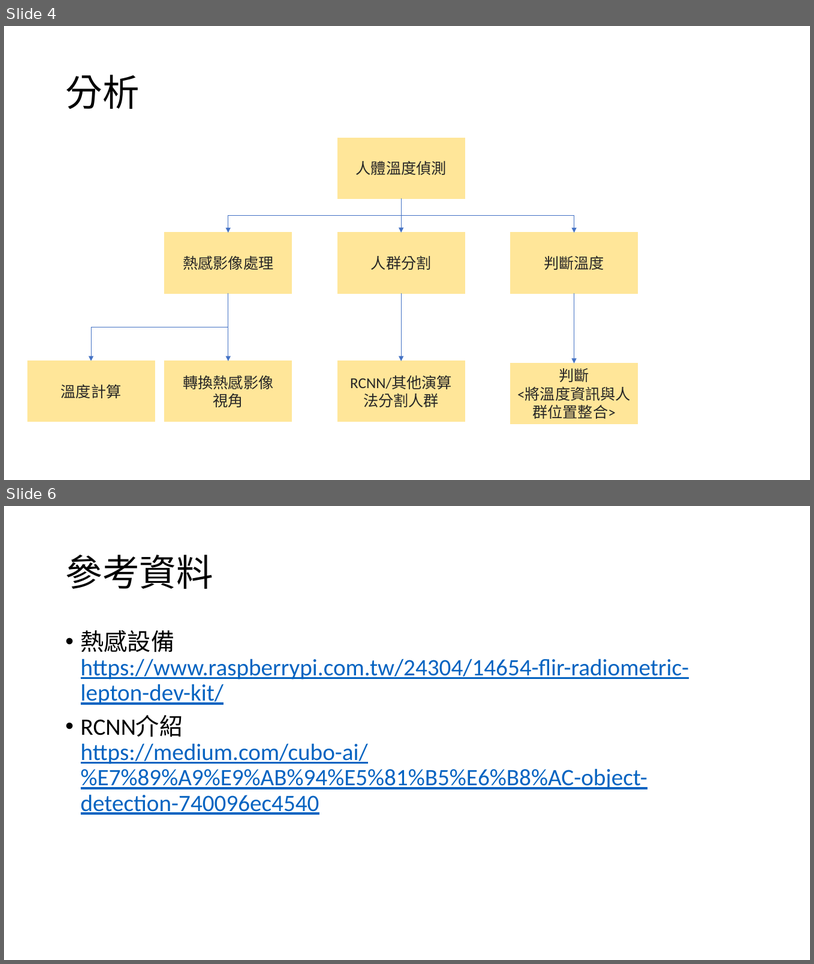
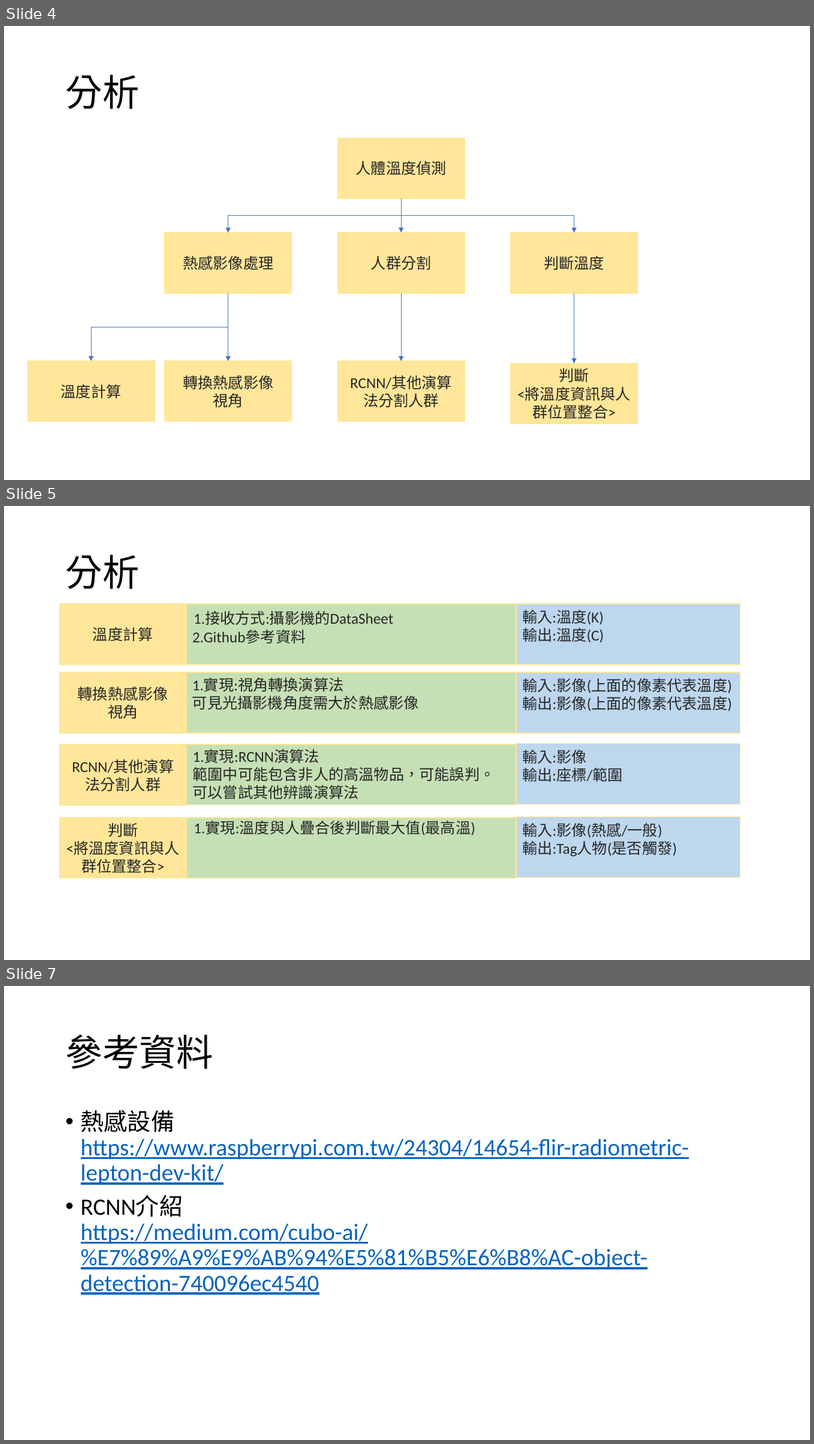
Before and after one commit to HsuTengHsiung/Image-processing, a slide deck: 000.作業紀錄/人體溫度判斷.pptx. Shown one above the other, each under a label of ours: slides 4 and 6 before the commit, slides 4, 5 and 7 after it; the slides between them are not shown. The pictures are 814x964 and 814x1444 pixels, drawn with LibreOffice and Linux fonts; fonts in the diff are those of the drawing. Boxes give left, top, right and bottom in pixels: in the first picture for what was removed or moved away, otherwise in the second. Text is boxed around its words. In the diff, an @@ line names an element or a change of style, - is before the commit and + after.

Commit message:
更新ppt
更新分析

```diff
--- a/000.作業紀錄/人體溫度判斷.pptx
+++ b/000.作業紀錄/人體溫度判斷.pptx
@@ slide 5 added at box(4, 506, 810, 960), background #FFFFFF @@
@@ title added at box(65, 555, 139, 589), 44 pt, text #000000 @@
+分析
@@ rectangle added at box(60, 604, 517, 664), fill #C5E0B4, outline #FFE699 1 pt @@
@@ rectangle added at box(60, 604, 186, 664), fill #FFE699, outline #FFE699 1 pt, 18 pt, text #262626 @@
+溫度計算
@@ text added at box(192, 612, 393, 643), 18 pt, text #262626 @@
+1.接收方式:攝影機的DataSheet
+2.Github參考資料
@@ rectangle added at box(516, 604, 741, 664), fill #BDD7EE, outline #FFE699 1 pt @@
@@ text added at box(522, 610, 604, 643), 18 pt, text #262626 @@
+輸入:溫度(K)
+輸出:溫度(C)
@@ rectangle added at box(60, 672, 517, 733), fill #C5E0B4, outline #FFE699 1 pt @@
@@ rectangle added at box(60, 672, 186, 733), fill #FFE699, outline #FFE699 1 pt, 18 pt, text #262626 @@
+轉換熱感影像
+視角
@@ text added at box(192, 678, 419, 709), 18 pt, text #262626 @@
+1.實現:視角轉換演算法
+可見光攝影機角度需大於熱感影像
@@ rectangle added at box(516, 672, 741, 733), fill #BDD7EE, outline #FFE699 1 pt @@
@@ text added at box(522, 678, 732, 711), 18 pt, text #262626 @@
+輸入:影像(上面的像素代表溫度)
+輸出:影像(上面的像素代表溫度)
@@ rectangle added at box(60, 744, 517, 805), fill #C5E0B4, outline #FFE699 1 pt @@
@@ rectangle added at box(60, 745, 186, 805), fill #FFE699, outline #FFE699 1 pt, 18 pt, text #262626 @@
+RCNN/其他演算法分割人群
@@ text added at box(193, 749, 495, 799), 18 pt, text #262626 @@
+1.實現:RCNN演算法
+範圍中可能包含非人的高溫物品，可能誤判。
+可以嘗試其他辨識演算法
@@ rectangle added at box(516, 744, 741, 804), fill #BDD7EE, outline #FFE699 1 pt @@
@@ text added at box(522, 750, 623, 781), 18 pt, text #262626 @@
+輸入:影像
+輸出:座標/範圍
@@ rectangle added at box(60, 817, 517, 878), fill #C5E0B4, outline #FFE699 1 pt @@
@@ rectangle added at box(60, 817, 186, 878), fill #FFE699, outline #FFE699 1 pt, 18 pt, text #262626 @@
+判斷
+<將溫度資訊與人群位置整合>
@@ text added at box(194, 821, 476, 835), 18 pt, text #262626 @@
+1.實現:溫度與人疊合後判斷最大值(最高溫)
@@ rectangle added at box(516, 817, 740, 877), fill #BDD7EE, outline #FFE699 1 pt @@
@@ text added at box(522, 823, 677, 856), 18 pt, text #262626 @@
+輸入:影像(熱感/一般)
+輸出:Tag人物(是否觸發)
@@ what was slide 6 is now slide 7 @@
```
Also in this commit, not shown: 1 slide changed.
